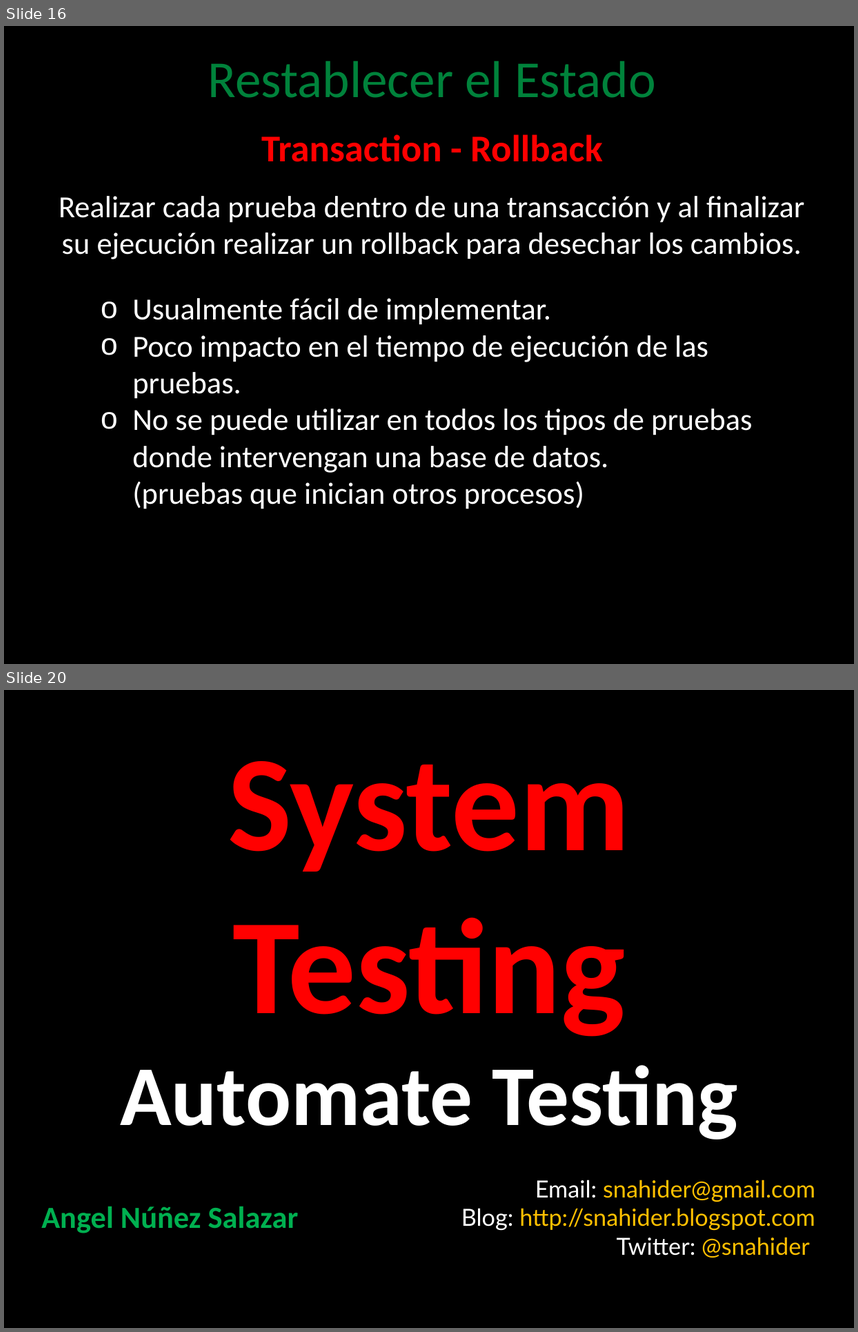
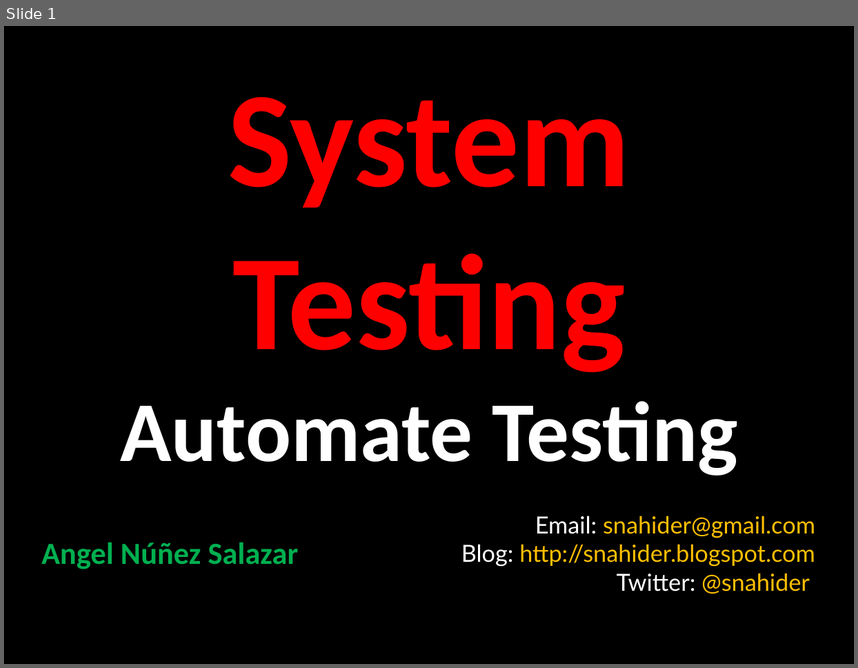
Before and after one commit to angelnunezsalazar/Test-Automation-Java, a slide deck: Diapositivas/TestingAutomatizado.pptx. Shown one above the other, each under a label of ours: slides 16 and 20 before the commit, slide 1 after it; the slides between them are not shown. The pictures are 858x1332 and 858x668 pixels, drawn with LibreOffice and Linux fonts; fonts in the diff are those of the drawing; background and template pictures are left out. Boxes give left, top, right and bottom in pixels: in the first picture for what was removed or moved away, otherwise in the second. Text is boxed around its words. In the diff, an @@ line names an element or a change of style, - is before the commit and + after.

```diff
--- a/Diapositivas/TestingAutomatizado.pptx
+++ b/Diapositivas/TestingAutomatizado.pptx
@@ slide 16 removed at (x1=4, y1=26, x2=854, y2=664), background picture (left out) @@
@@ title removed at (x1=208, y1=61, x2=656, y2=98) @@
-Restablecer el Estado
@@ text removed at (x1=261, y1=134, x2=603, y2=162) @@
-Transaction - Rollback
@@ text removed at (x1=59, y1=196, x2=804, y2=259) @@
-Realizar cada prueba dentro de una transacción y al finalizar su ejecución realizar un rollback para desechar los cambios.
@@ text removed at (x1=132, y1=298, x2=752, y2=509) @@
-  o Usualmente fácil de implementar.
-  o Poco impacto en el tiempo de ejecución de las pruebas.
-  o No se puede utilizar en todos los tipos de pruebas donde intervengan una base de datos.
-    (pruebas que inician otros procesos)
@@ what was slide 20 is now slide 1 @@
```
Also in this commit, not shown: 18 other slides removed, 6 other files.
